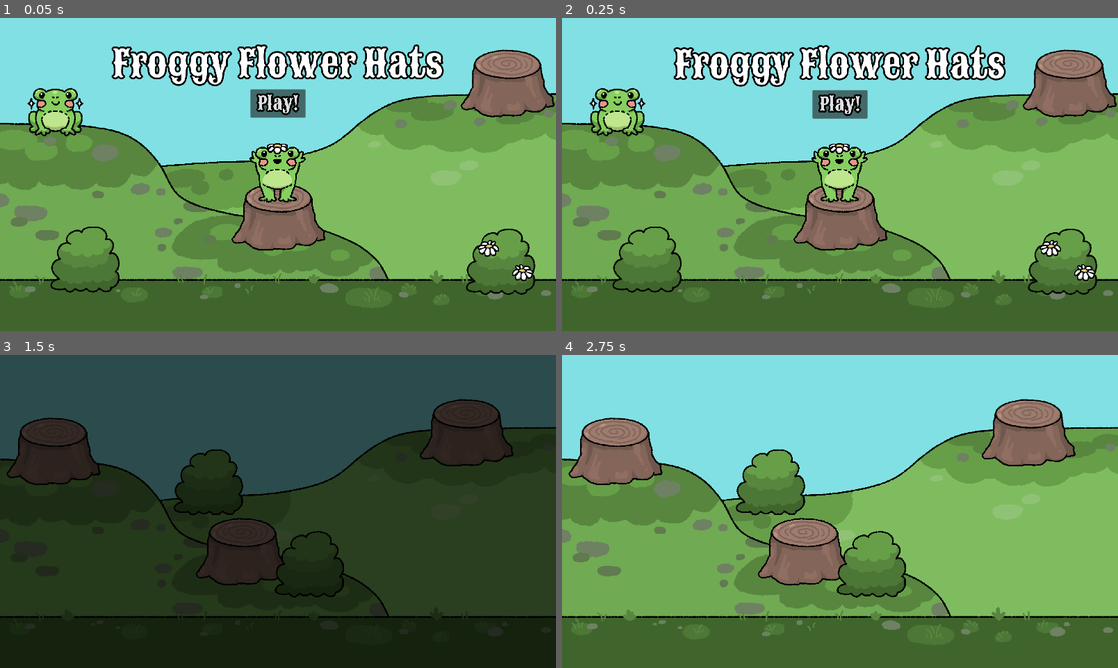
Above: before the commit, frames 1-4 (two rows, left to right).
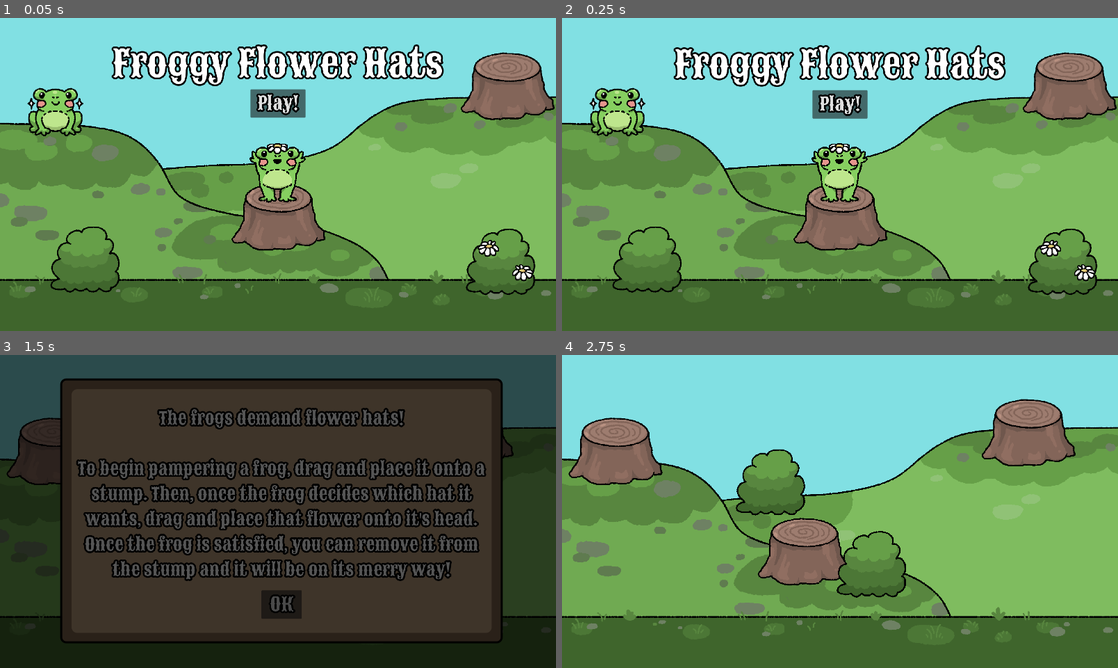
Above: after the commit, the same moments.

Repository: jadicodes/froggy-flower-hats
Game: Godot game, scene res://menu/menu.tscn
Same seed, same stepped clock (60 frames per second), same inputs: the game is played once before the commit and once after it.
Inputs (mouse positions are in pixels of both pictures, inside the frame that each line leads up to):
- Up to frame 1 (0.05 s): no input
- Up to frame 2 (0.25 s): no input
- Up to frame 3 (1.5 s): click "Play!" at 0.5 s; click "Play!" at 1.25 s
- Up to frame 4 (2.75 s): click (845, 605) at 2 s, where only the run after the commit has a clickable "OK"

The runs differ from the first frame. In frame 1, 2.4% of the frame differs, in the area x 29-100%, y 10-63%; in frame 2, 2.4%; in frame 3, 52%, in the area x 10-91%, y 7-92%; in frame 4, nothing differs.

Commit message:
Add instructions

Diff:
--- a/menu/menu.tscn
+++ b/menu/menu.tscn
@@ -99,7 +99,7 @@
 color = Color(0.505882, 0.878431, 0.890196, 1)
 
 [node name="Hill2" type="Sprite2D" parent="Background"]
-position = Vector2(1154, 618)
+position = Vector2(1154, 628)
 texture = ExtResource("1_bddeo")
 
 [node name="Hill1" type="Sprite2D" parent="Background"]
@@ -115,7 +115,7 @@
 texture = ExtResource("5_s032q")
 
 [node name="Empty2" type="Sprite2D" parent="Background"]
-position = Vector2(1751, 227)
+position = Vector2(1751, 237)
 texture = ExtResource("6_trw7a")
 
 [node name="Bush" type="Sprite2D" parent="Background"]
@@ -163,9 +163,9 @@
 anchors_preset = 5
 anchor_left = 0.5
 anchor_right = 0.5
-offset_left = -572.0
+offset_left = 388.0
 offset_top = 141.0
-offset_right = 572.0
+offset_right = 1532.0
 offset_bottom = 320.001
 grow_horizontal = 2
 theme_override_colors/font_outline_color = Color(0, 0, 0, 1)
--- a/world/world.gd
+++ b/world/world.gd
@@ -2,7 +2,7 @@
 
 const _MAX_FROGS = 4
 
-@onready var _animation_player = $AnimationPlayer
+@onready var _animation_player = $FadeFromBlack
 
 var _frog: Frog
 var _current_frogs: int = 0
@@ -33,3 +33,7 @@
 
 func _subtract_frog() -> void:
 	_current_frogs -= 1
+
+
+func _on_ok_button_pressed():
+	$Instructions.hide()
--- a/world/world.tscn
+++ b/world/world.tscn
@@ -6,12 +6,47 @@
 [ext_resource type="Texture2D" uid="uid://ou7hfiwfvdor" path="res://world/hill1.png" id="2_fpfbt"]
 [ext_resource type="Texture2D" uid="uid://d34y6acavv2y0" path="res://world/floor.png" id="4_mnsgi"]
 [ext_resource type="PackedScene" uid="uid://ddqjscxeq8bvu" path="res://flower/bush.tscn" id="4_vtfie"]
+[ext_resource type="FontFile" uid="uid://bko5wn406gpvg" path="res://raw_assets/Sancreek-Regular.ttf" id="7_bbbld"]
 
 [sub_resource type="RectangleShape2D" id="RectangleShape2D_oqhkv"]
 size = Vector2(2705, 412.75)
 
 [sub_resource type="RectangleShape2D" id="RectangleShape2D_cjgjx"]
 size = Vector2(188, 955)
+
+[sub_resource type="StyleBoxFlat" id="StyleBoxFlat_58v3v"]
+bg_color = Color(0.498703, 0.393878, 0.290978, 1)
+border_width_left = 7
+border_width_top = 7
+border_width_right = 7
+border_width_bottom = 7
+border_color = Color(0, 0, 0, 1)
+corner_radius_top_left = 20
+corner_radius_top_right = 20
+corner_radius_bottom_right = 20
+corner_radius_bottom_left = 20
+
+[sub_resource type="StyleBoxFlat" id="StyleBoxFlat_5klsa"]
+bg_color = Color(0.734581, 0.607815, 0.487409, 1)
+corner_radius_top_left = 20
+corner_radius_top_right = 20
+corner_radius_bottom_right = 20
+corner_radius_bottom_left = 20
+
+[sub_resource type="Animation" id="Animation_338q8"]
+length = 0.8
+tracks/0/type = "value"
+tracks/0/imported = false
+tracks/0/enabled = true
+tracks/0/path = NodePath("ColorRect:color")
+tracks/0/interp = 1
+tracks/0/loop_wrap = true
+tracks/0/keys = {
+"times": PackedFloat32Array(0, 0.8),
+"transitions": PackedFloat32Array(1, 1),
+"update": 0,
+"values": [Color(0, 0, 0, 1), Color(0, 0, 0, 0)]
+}
 
 [sub_resource type="Animation" id="Animation_5hl8d"]
 resource_name = "fade_from_black"
@@ -28,21 +63,6 @@
 "values": [Color(0, 0, 0, 1), Color(0, 0, 0, 0)]
 }
 
-[sub_resource type="Animation" id="Animation_338q8"]
-length = 0.8
-tracks/0/type = "value"
-tracks/0/imported = false
-tracks/0/enabled = true
-tracks/0/path = NodePath("ColorRect:color")
-tracks/0/interp = 1
-tracks/0/loop_wrap = true
-tracks/0/keys = {
-"times": PackedFloat32Array(0, 0.8),
-"transitions": PackedFloat32Array(1, 1),
-"update": 0,
-"values": [Color(0, 0, 0, 1), Color(0, 0, 0, 0)]
-}
-
 [sub_resource type="AnimationLibrary" id="AnimationLibrary_b7xb2"]
 _data = {
 "RESET": SubResource("Animation_338q8"),
@@ -111,13 +131,84 @@
 position = Vector2(2208, 469)
 shape = SubResource("RectangleShape2D_cjgjx")
 
+[node name="Instructions" type="ColorRect" parent="."]
+offset_right = 1939.0
+offset_bottom = 1100.0
+color = Color(1, 1, 1, 0)
+
+[node name="Border" type="Panel" parent="Instructions"]
+z_index = 15
+offset_left = 208.0
+offset_top = 81.0
+offset_right = 1736.0
+offset_bottom = 995.0
+theme_override_styles/panel = SubResource("StyleBoxFlat_58v3v")
+
+[node name="Board" type="Panel" parent="Instructions/Border"]
+layout_mode = 1
+anchors_preset = 8
+anchor_left = 0.5
+anchor_top = 0.5
+anchor_right = 0.5
+anchor_bottom = 0.5
+offset_left = -725.5
+offset_top = -420.5
+offset_right = 725.5
+offset_bottom = 420.5
+grow_horizontal = 2
+grow_vertical = 2
+size_flags_horizontal = 4
+size_flags_vertical = 4
+theme_override_styles/panel = SubResource("StyleBoxFlat_5klsa")
+
+[node name="InstructionsLabel" type="Label" parent="Instructions/Border/Board"]
+layout_mode = 1
+anchors_preset = 15
+anchor_right = 1.0
+anchor_bottom = 1.0
+offset_top = -8.0
+offset_bottom = -108.0
+grow_horizontal = 2
+grow_vertical = 2
+size_flags_horizontal = 4
+theme_override_colors/font_outline_color = Color(0, 0, 0, 1)
+theme_override_constants/outline_size = 24
+theme_override_fonts/font = ExtResource("7_bbbld")
+theme_override_font_sizes/font_size = 60
+text = "The frogs demand flower hats!
+
+To begin pampering a frog, drag and place it onto a stump. Then, once the frog decides which hat it wants, drag and place that flower onto it's head. Once the frog is satisfied, you can remove it from the stump and it will be on its merry way!"
+horizontal_alignment = 1
+vertical_alignment = 1
+autowrap_mode = 3
+
+[node name="OKButton" type="Button" parent="Instructions/Border"]
+layout_mode = 1
+anchors_preset = 7
+anchor_left = 0.5
+anchor_top = 1.0
+anchor_right = 0.5
+anchor_bottom = 1.0
+offset_left = -69.5
+offset_top = -183.0
+offset_right = 69.5
+offset_bottom = -85.0
+grow_horizontal = 2
+grow_vertical = 0
+theme_override_colors/font_outline_color = Color(0, 0, 0, 1)
+theme_override_constants/outline_size = 23
+theme_override_fonts/font = ExtResource("7_bbbld")
+theme_override_font_sizes/font_size = 64
+text = "OK"
+
 [node name="ColorRect" type="ColorRect" parent="."]
+z_index = 16
 offset_right = 1940.0
 offset_bottom = 1103.0
 mouse_filter = 2
 color = Color(0, 0, 0, 1)
 
-[node name="AnimationPlayer" type="AnimationPlayer" parent="."]
+[node name="FadeFromBlack" type="AnimationPlayer" parent="."]
 libraries = {
 "": SubResource("AnimationLibrary_b7xb2")
 }
@@ -126,3 +217,4 @@
 [connection signal="entered" from="Stump2" to="." method="_on_stump_entered"]
 [connection signal="entered" from="Stump3" to="." method="_on_stump_entered"]
 [connection signal="timeout" from="FrogSpawnTimer" to="." method="_on_frog_spawn_timer_timeout"]
+[connection signal="pressed" from="Instructions/Border/OKButton" to="." method="_on_ok_button_pressed"]
Not shown: 1 places in world/world.tscn that only renumber resources
